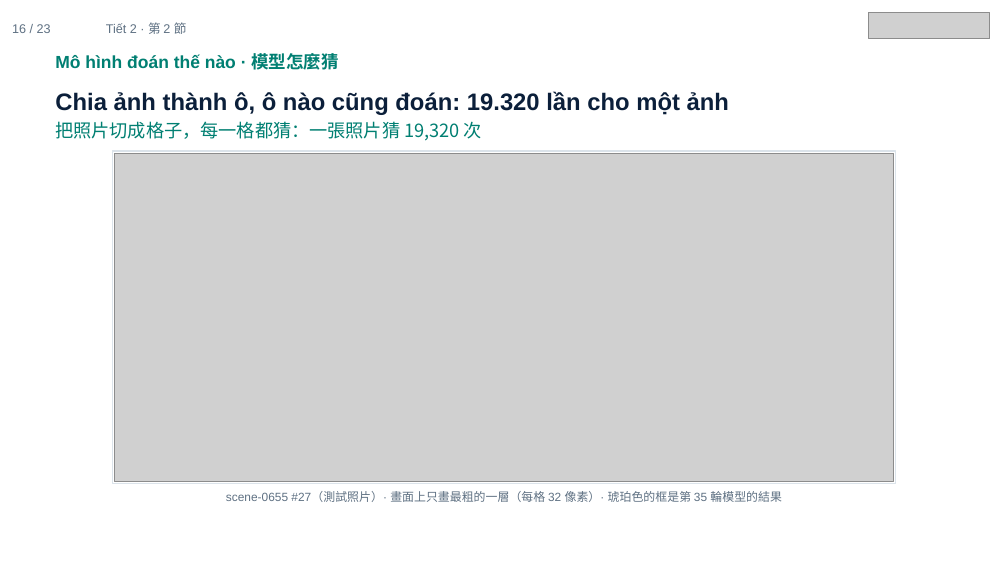
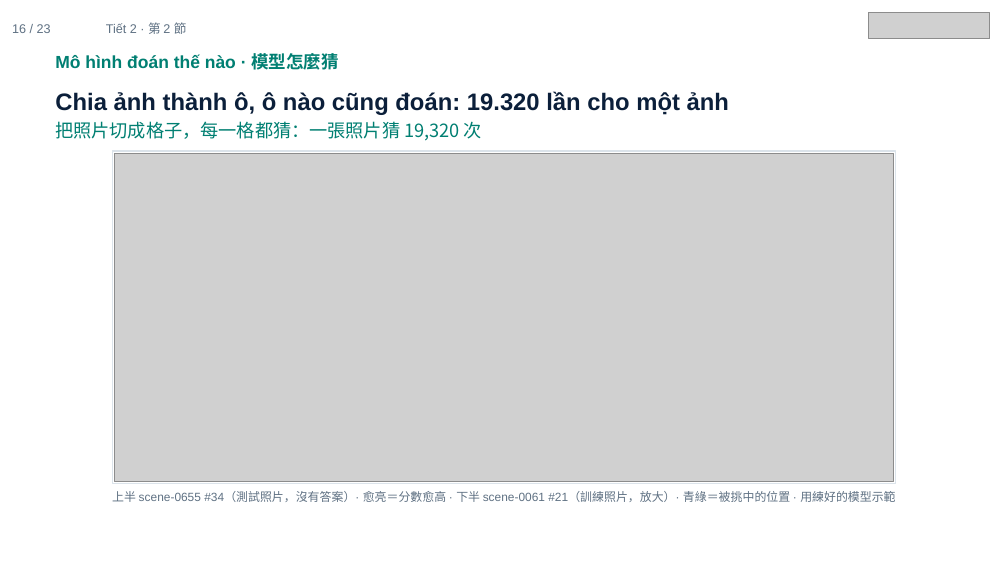
Before and after one commit to ch-neural/MITUST-Principles-of-Self-Driving-Cars, a slide deck: slide 16 of 第十週(11-12)/第十週_第2節_簡報.pptx. Drawn at 1008x567 pixels with LibreOffice and Linux fonts; fonts in the diff are those of the drawing; grey boxes stand for pictures. Boxes give left, top, right and bottom in pixels: in the first picture for what was removed or moved away, otherwise in the second. Text is boxed around its words. In the diff, an @@ line names an element or a change of style, - is before the commit and + after.

```diff
--- a/第十週(11-12)/第十週_第2節_簡報.pptx
+++ b/第十週(11-12)/第十週_第2節_簡報.pptx
@@ text at bbox=[112, 491, 895, 502]: text changed @@
-scene-0655 #27（測試照片）· 畫面上只畫最粗的一層（每格 32 像素）· 琥珀色的框是第 35 輪模型的結果
+上半 scene-0655 #34（測試照片，沒有答案）· 愈亮＝分數愈高 · 下半 scene-0061 #21（訓練照片，放大）· 青綠＝被挑中的位置 · 用練好的模型示範
```
